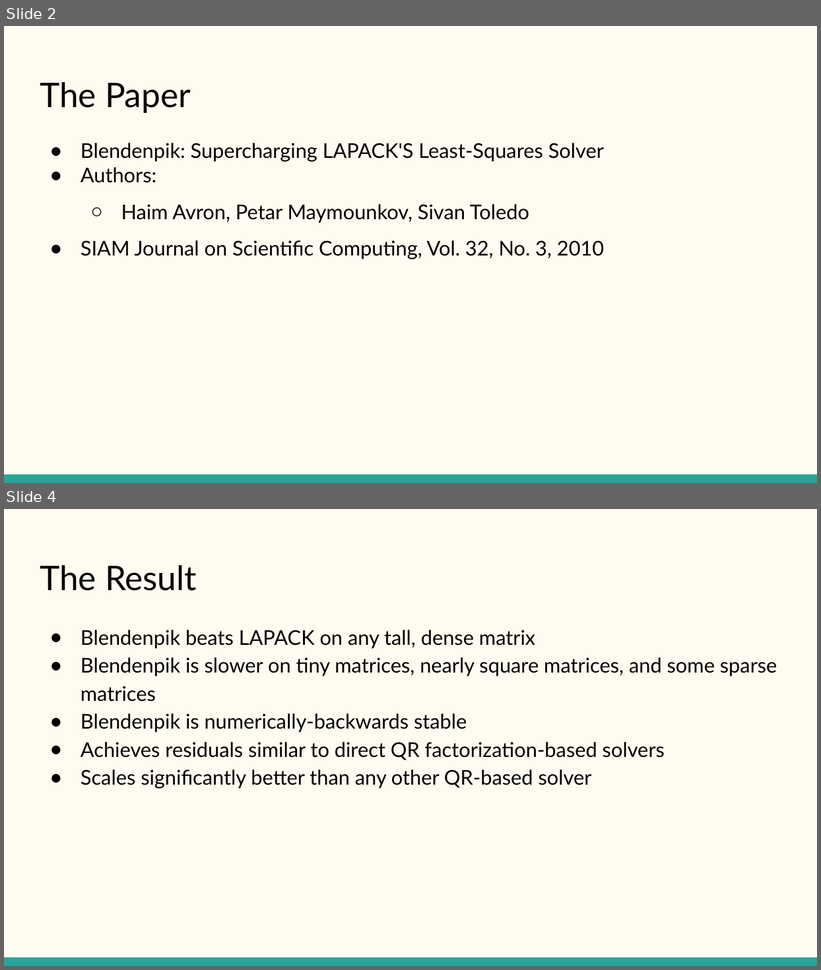
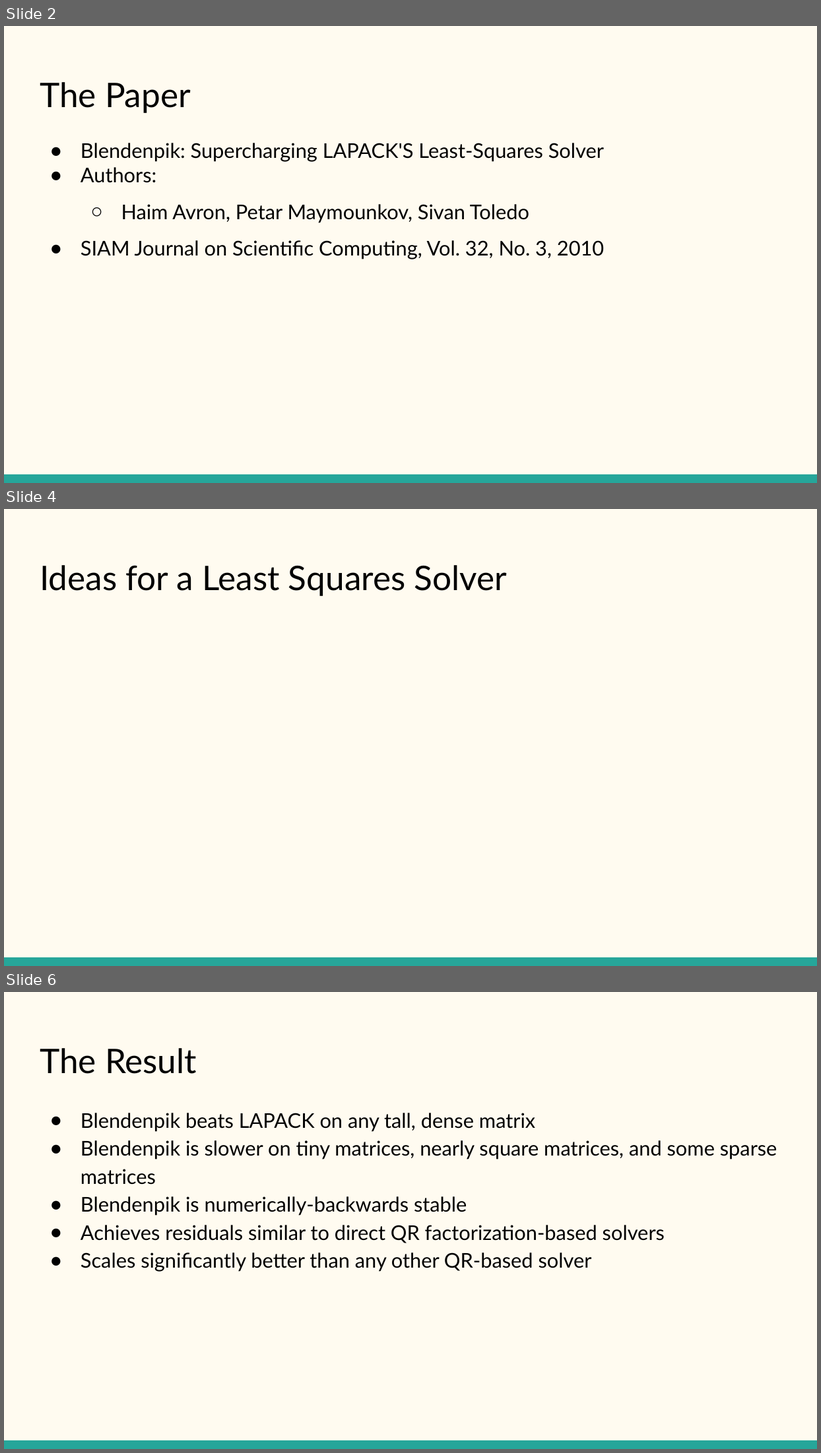
Before and after one commit to dolsob/Randomized-Algorithms-Project, a slide deck: Blendenpik Presentation.pptx. Shown one above the other, each under a label of ours: slides 2 and 4 before the commit, slides 2, 4 and 6 after it; the slides between them are not shown. The pictures are 821x970 and 821x1453 pixels, drawn with LibreOffice and Linux fonts; fonts in the diff are those of the drawing; grey boxes stand for pictures. Boxes give left, top, right and bottom in pixels: in the first picture for what was removed or moved away, otherwise in the second. Text is boxed around its words. In the diff, an @@ line names an element or a change of style, - is before the commit and + after.

```diff
--- a/Blendenpik Presentation.pptx
+++ b/Blendenpik Presentation.pptx
@@ slide 4 added at bbox=[4, 509, 817, 966], background #FFFBF0; not listed: 1 template element that a slide beside it also shows @@
@@ title added at bbox=[40, 565, 507, 596], 30 pt, text #000000 @@
+Ideas for a Least Squares Solver
@@ what was slide 4 is now slide 6 @@
```
Also in this commit, not shown: 6 slides changed, 1 other file.
